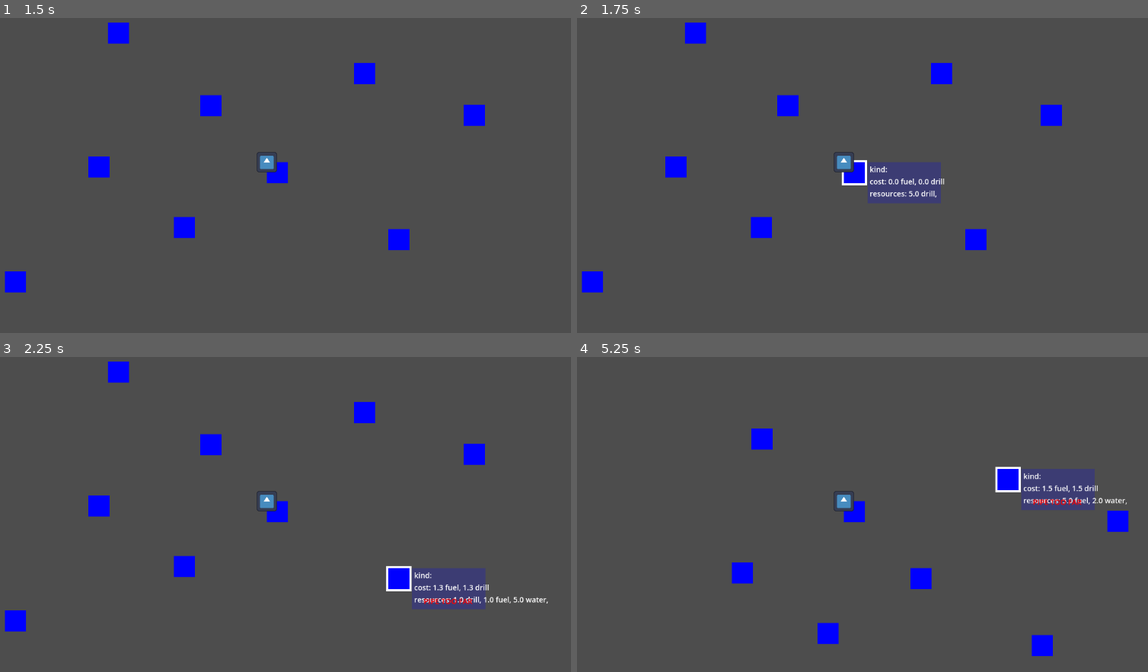
Above: before the commit, frames 1-4 (two rows, left to right).
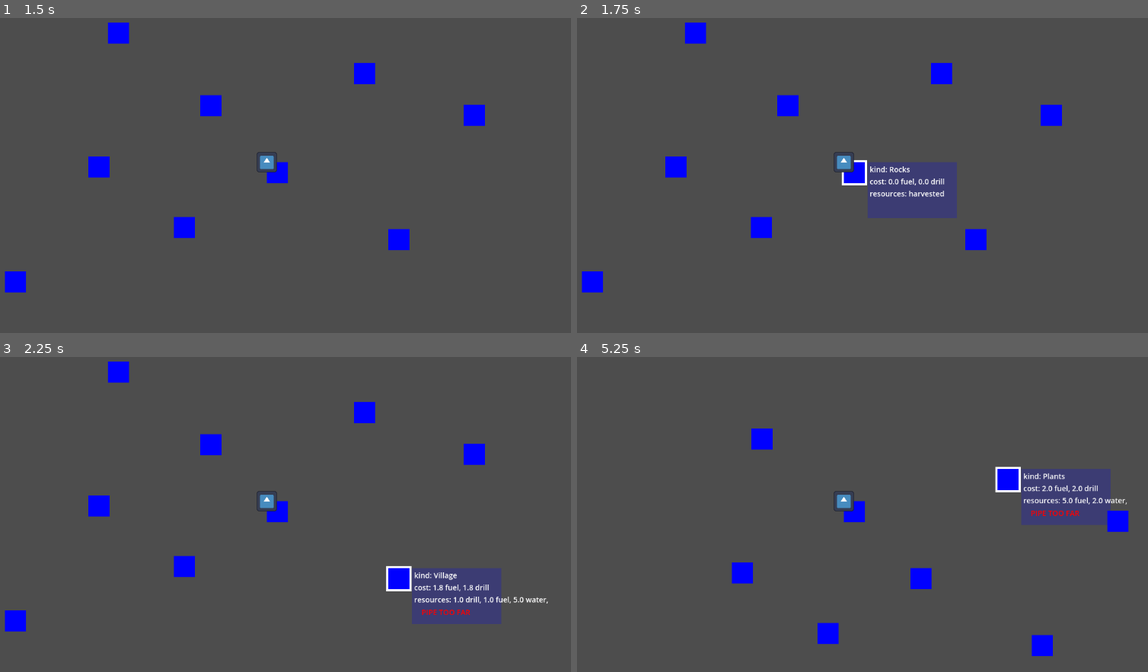
Above: after the commit, the same moments.

Repository: Lukko-Digital/upwell
Game: Godot game, scene res://src/map/map.tscn
Two runs of this game, one before a commit and one after it. Both use one fixed random seed, a clock stepped at 60 frames per second and the inputs below. The engine's default icon, where the game draws it, is replaced by a stand-in: a white triangle on a blue panel in a dark square.
Inputs (mouse positions are in pixels of both pictures, inside the frame that each line leads up to):
- Up to frame 1 (1.5 s): tap Enter at 0.5 s; drag from (182, 96) to (274, 40) at 0.52 s; tap Space at 1.25 s; drag from (371, 118) to (279, 172) at 1.27 s
- Up to frame 2 (1.75 s): no input
- Up to frame 3 (2.25 s): tap Enter at 2 s; move the mouse to (399, 577) at 2.02 s; click (399, 577) at 2.17 s
- Up to frame 4 (5.25 s): tap Space at 2.75, 4.25 s; drag from (674, 505) to (856, 511) at 2.77 s; tap Enter at 3.5 s; drag from (788, 445) to (976, 577) at 3.52 s; drag from (1119, 520) to (1045, 646) at 4.27 s; move the mouse to (1005, 479) at 5.02 s; click (1005, 479) at 5.17 s

Frame 1 is identical in both runs. In frame 2, 1.2% of the frame differs, in the area x 50-67%, y 45-64%; in frame 3, 1.2%; in frame 4, 1.2%, in the area x 77-94%, y 35-54%.

Commit message:
revisiting a pipe doesnt harvest resources again

Diff:
--- a/src/map/pipe.gd
+++ b/src/map/pipe.gd
@@ -20,6 +20,7 @@
 
 var cost = {"fuel" = 0, "drill" = 0}
 var resources = {"fuel" = 0, "drill" = 0, "water" = 0}
+var resources_text = ""
 var attributes: PipeAttributes
 
 const ATTRIBUTES_LIST: Array[PipeAttributes] = [
@@ -33,6 +34,7 @@
 	attributes = ATTRIBUTES_LIST[randi() % ATTRIBUTES_LIST.size()]
 	for resource in attributes.resources:
 		resources[resource] = attributes.resources[resource]
+	resources_text = attributes.get_info()
 
 	hide()
 	info_tag.hide()
@@ -83,12 +85,8 @@
 		"MovementRadius":
 			player_can_move = false
 			too_far.show()
-		"VisionRadius":
-			player_can_see = false
-			pipe_info.hide()
-			info_unknown.show()
 
 func update_cost(pipe: Pipe=null):
-	cost["fuel"] = position.distance_to(player.position) / 200
-	cost["drill"] = position.distance_to(player.position) / 200
-	pipe_info.text = info_template % [attributes.resource_name, cost["fuel"],cost["drill"],attributes.get_info()]
+	cost["fuel"] = position.distance_to(player.position) / 150
+	cost["drill"] = position.distance_to(player.position) / 150
+	pipe_info.text = info_template % [attributes.name, cost["fuel"],cost["drill"],resources_text]
--- a/src/map/pipe.tscn
+++ b/src/map/pipe.tscn
@@ -31,18 +31,9 @@
 [node name="InfoTag" type="ColorRect" parent="."]
 layout_mode = 0
 offset_left = 45.0
-offset_right = 184.0
-offset_bottom = 78.0
+offset_right = 214.0
+offset_bottom = 106.0
 color = Color(0, 0, 1, 0.215686)
-
-[node name="Unknown" type="Label" parent="InfoTag"]
-layout_mode = 0
-offset_left = 49.0
-offset_top = 5.0
-offset_right = 91.0
-offset_bottom = 47.0
-theme_override_font_sizes/font_size = 30
-text = "???"
 
 [node name="PipeInfo" type="Label" parent="InfoTag"]
 layout_mode = 0
@@ -51,15 +42,26 @@
 offset_right = 134.0
 offset_bottom = 47.0
 theme_override_font_sizes/font_size = 14
-text = "cost: _ fuel, _ drill
+text = "kind:
+cost: _ fuel, _ drill
 resources: "
+
+[node name="Unknown" type="Label" parent="InfoTag"]
+visible = false
+layout_mode = 0
+offset_left = 43.0
+offset_top = 18.0
+offset_right = 85.0
+offset_bottom = 60.0
+theme_override_font_sizes/font_size = 30
+text = "???"
 
 [node name="TooFar" type="Label" parent="InfoTag"]
 layout_mode = 0
-offset_left = 22.0
-offset_top = 53.0
-offset_right = 128.0
-offset_bottom = 76.0
+offset_left = 18.0
+offset_top = 74.0
+offset_right = 124.0
+offset_bottom = 97.0
 theme_override_colors/font_color = Color(1, 0, 0, 1)
 theme_override_font_sizes/font_size = 14
 text = "PIPE TOO FAR"
--- a/src/map/pipe_types/lore.tres
+++ b/src/map/pipe_types/lore.tres
@@ -7,6 +7,6 @@
 name = "Lore"
 resources = {
 "drill": 1.0,
-"fuel": 3.0,
+"fuel": 1.0,
 "water": 0.0
 }
--- a/src/map/player.gd
+++ b/src/map/player.gd
@@ -14,4 +14,7 @@
 
 	for resource in pipe.resources:
 		resources[resource] += pipe.resources[resource]
+		pipe.resources[resource] = 0
+		pipe.resources_text = "harvested"
+		resources[resource] = min(resources[resource], 10.0)
 		print(resource, ": ", resources[resource])
